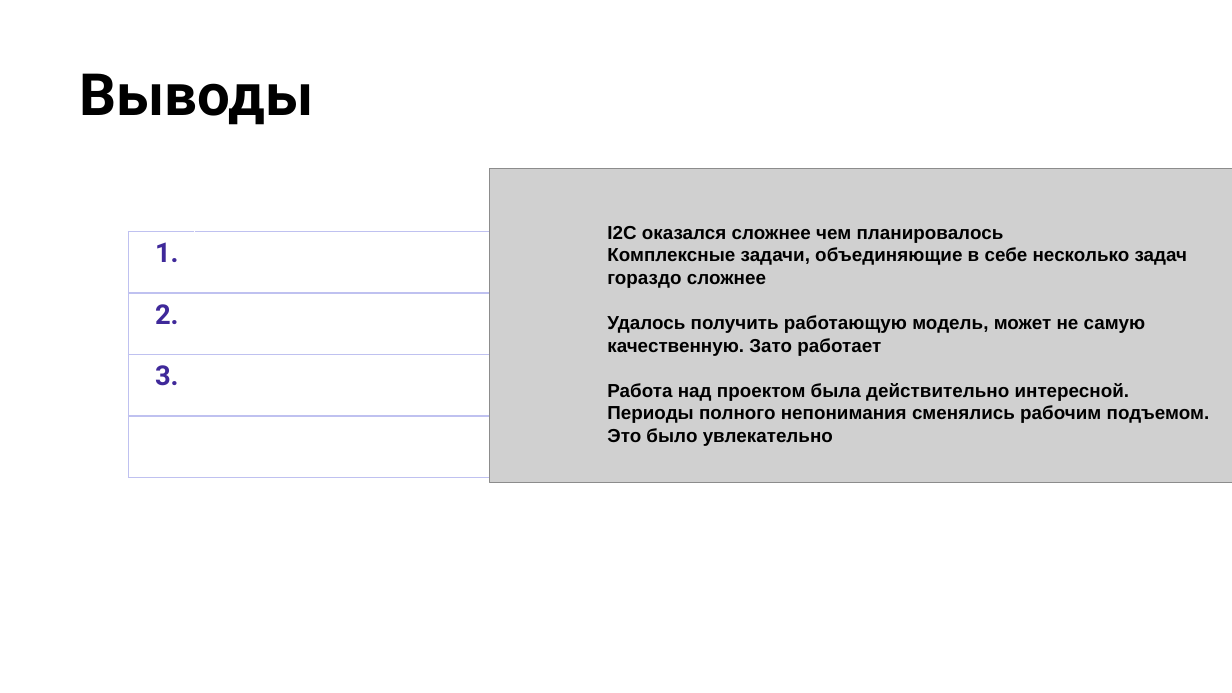
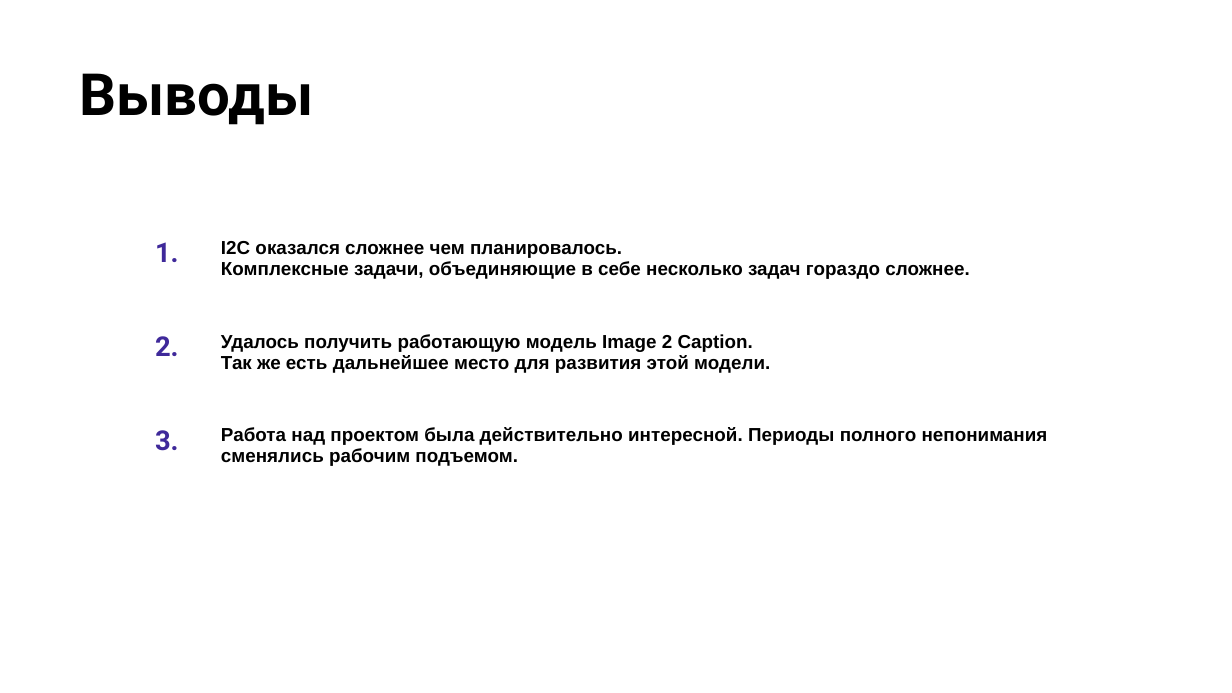
Before and after one commit to XR443/psychic-spoon, a slide deck: slide 11 of Презентация.odp. Drawn at 1232x693 pixels with LibreOffice and Linux fonts; fonts in the diff are those of the drawing; grey boxes stand for pictures; background and template pictures are left out. Boxes give left, top, right and bottom in pixels: in the first picture for what was removed or moved away, otherwise in the second. Text is boxed around its words. In the diff, an @@ line names an element or a change of style, - is before the commit and + after.

```diff
--- a/Презентация.odp
+++ b/Презентация.odp
@@ picture removed at box(489, 169, 1232, 483) @@
@@ table removed at box(128, 232, 1104, 478), 4 rows, 2 columns @@
-1. | 
-2. | 
-3. | 
- | 
@@ table added at box(128, 232, 1104, 577), 4 rows, 2 columns @@
+1. | I2C оказался сложнее чем планировалось. / Комплексные задачи, объединяющие в себе несколько задач гораздо сложнее.
+2. | Удалось получить работающую модель Image 2 Caption. / Так же есть дальнейшее место для развития этой модели.
+3. | Работа над проектом была действительно интересной. Периоды полного непонимания сменялись рабочим подъемом.
+ | 
@@ text removed at box(607, 226, 1210, 446) @@
-I2C оказался сложнее чем планировалось
-Комплексные задачи, объединяющие в себе несколько задач гораздо сложнее
-Удалось получить работающую модель, может не самую качественную. Зато работает
-Работа над проектом была действительно интересной. Периоды полного непонимания сменялись рабочим подъемом.
-Это было увлекательно
```
Also in this commit, not shown: 5 other slides changed, 4 slides added, 37 slides removed, 6 other files.
